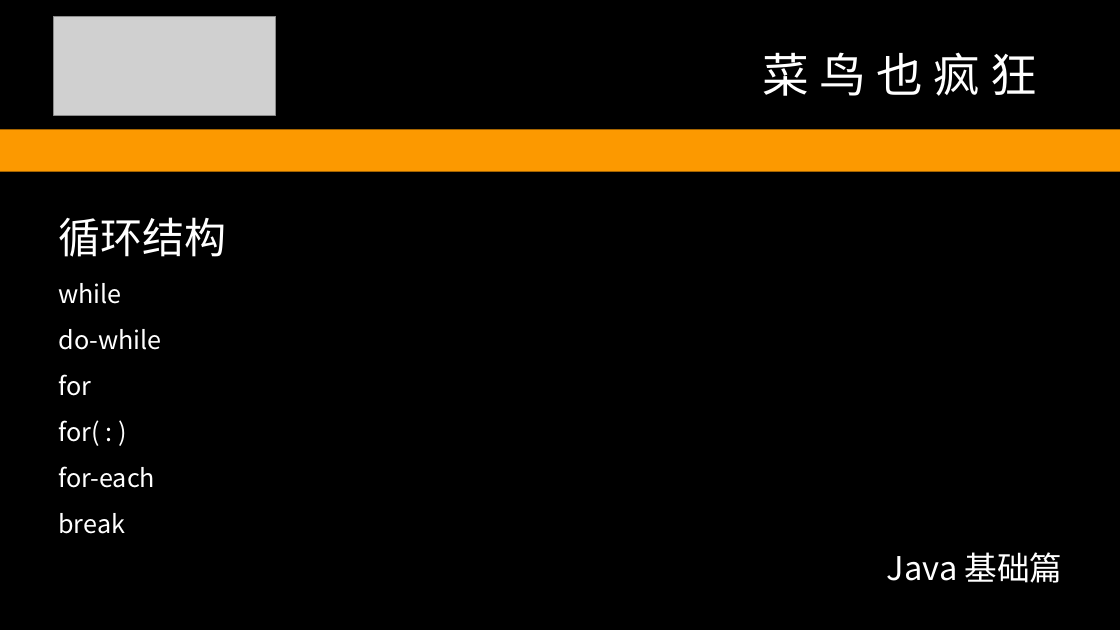
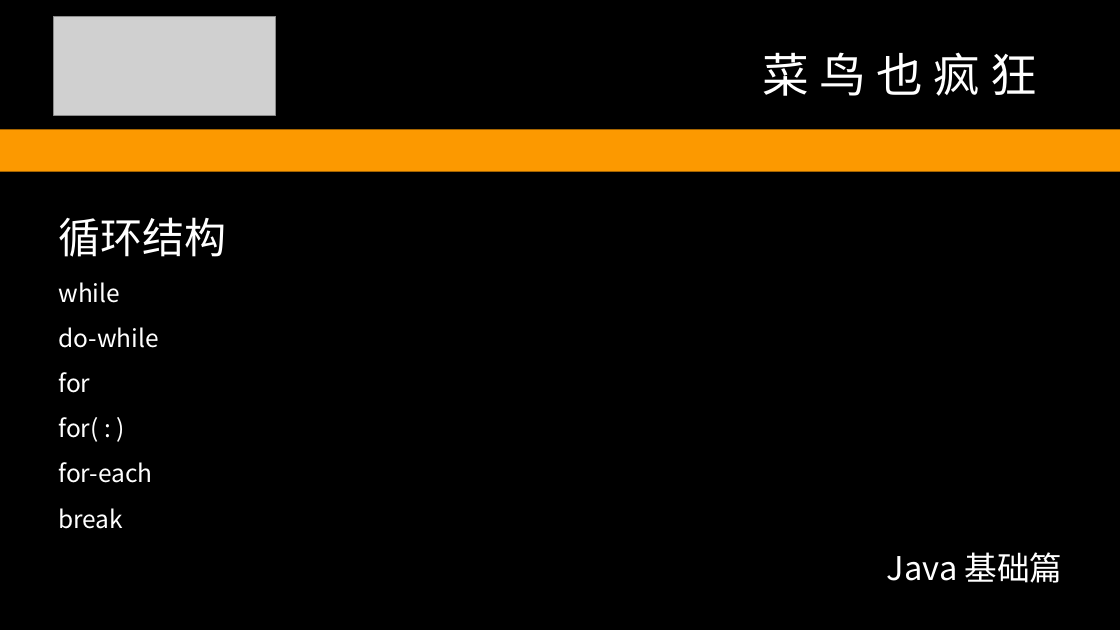
Before and after one commit to redskirt/liu-coding, a slide deck: slide 19 of doc/LiuCoding-TUT 2.pptx. Drawn at 1120x630 pixels with LibreOffice and Linux fonts; fonts in the diff are those of the drawing; grey boxes stand for pictures. Boxes give left, top, right and bottom in pixels: in the first picture for what was removed or moved away, otherwise in the second. Text is boxed around its words. In the diff, an @@ line names an element or a change of style, - is before the commit and + after.

```diff
--- a/doc/LiuCoding-TUT 2.pptx
+++ b/doc/LiuCoding-TUT 2.pptx
@@ text at bbox=[58, 282, 158, 529]: size 21.6 to 21 pt in "while", "do-while", "for", "for( : )" and 2 more places @@
```
Also in this commit, not shown: 14 other slides changed, 10 slides added, 5 other files.
